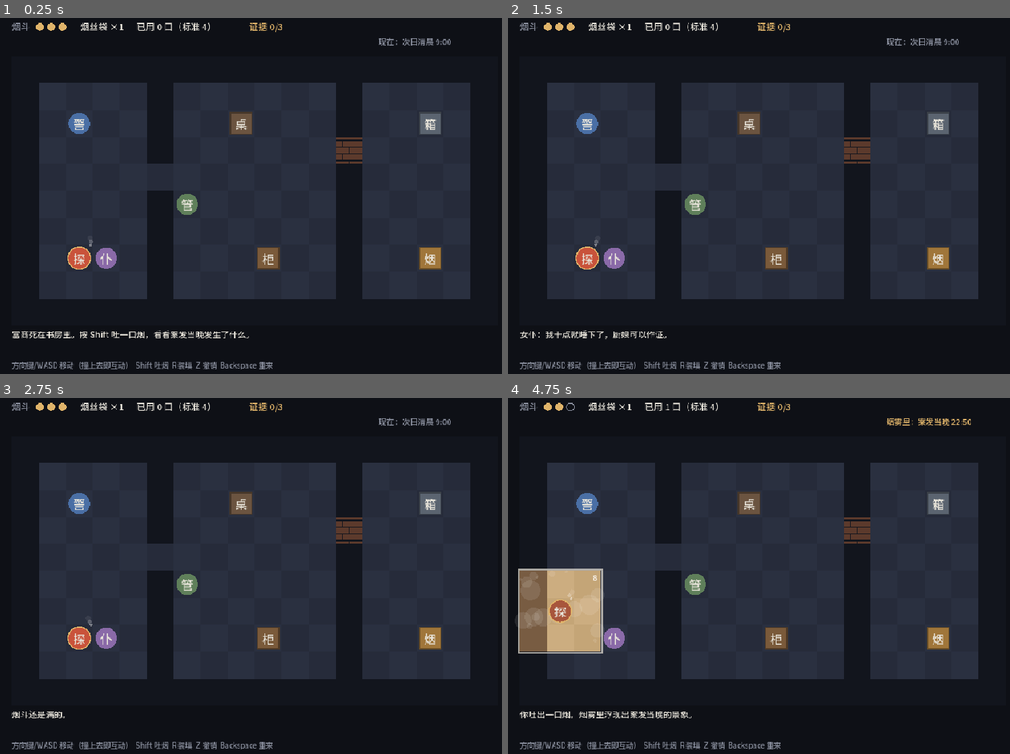
Above: before the commit, frames 1-4 (two rows, left to right).
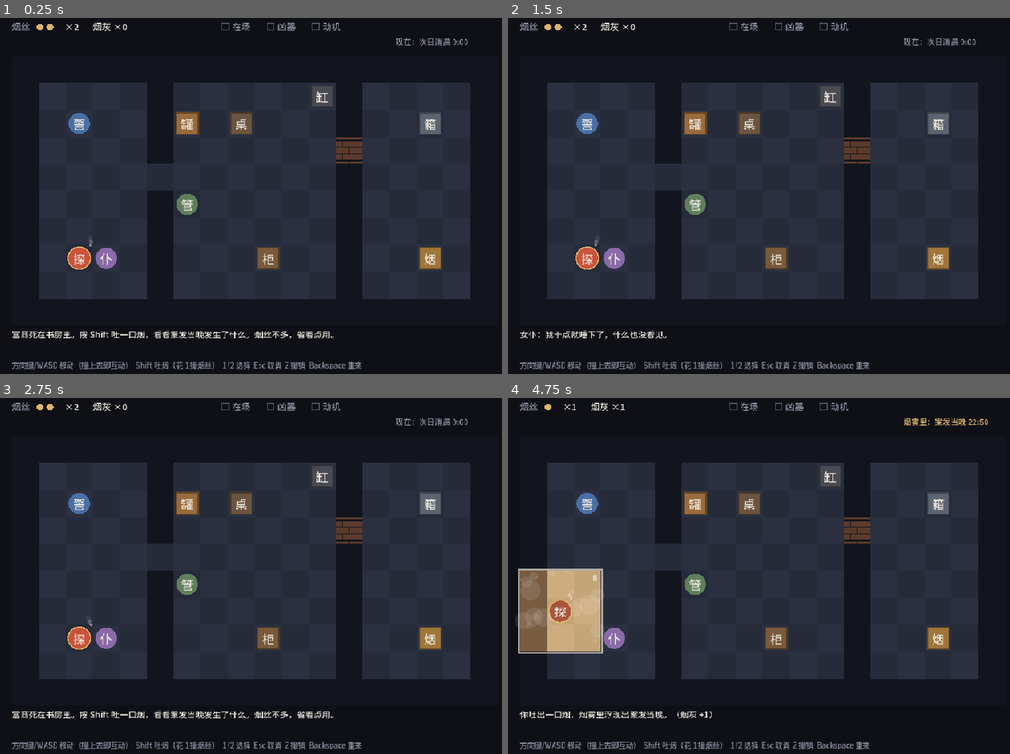
Above: after the commit, the same moments.

Repository: TroyHor/SHIFT
Game: Godot game, scene res://scenes/main.tscn
Same seed, same stepped clock (60 frames per second), same inputs: the game is played once before the commit and once after it.
Inputs:
- Up to frame 1 (0.25 s): no input
- Up to frame 2 (1.5 s): tap Enter at 0.5 s; hold Right 0.53-1.28 s; tap Shift at 0.6 s; tap Z at 0.8, 1.35 s; tap Space at 1.25 s; hold Down from 1.28 s (still down)
- Up to frame 3 (2.75 s): tap Backspace at 1.55, 2.1 s; tap Enter at 2 s; release Down at 2.03 s; hold Right from 2.03 s (still down); tap R at 2.3 s
- Up to frame 4 (4.75 s): tap Space at 2.75, 4.25 s; release Right at 2.78 s; hold Up 2.78-3.53 s; tap R at 2.85 s; tap 1 at 3.05, 3.6 s; tap Enter at 3.5 s; hold Left from 3.53 s (still down); tap 2 at 3.8, 4.35 s; tap Escape at 4.15 s; tap Shift at 4.55 s

The runs differ from the first frame. In frame 1, 2.0% of the frame differs, in the area x 4-94%, y 1-99%; in frame 2, 2.0%; in frame 3, 2.5%, in the area x 2-94%, y 1-99%; in frame 4, 2.0%.

Commit message:
Rework tobacco into a resource that interacts with time travel
Drop the pipe bowl, refills and star rating. Tobacco is now a single
pinch count. Each puff costs a pinch and leaves ash, and ash reveals
fingerprints. Tobacco can be taken from the past, but that erases the
present jar along with its fingerprint. It can also be given to a past
NPC, which changes her testimony in the present. Presence evidence now
has three routes with different tobacco costs, each covered by a
headless test.

Co-Authored-By: Claude Opus 5.5 <noreply@anthropic.com>
Claude-Session: https://claude.ai/code/session_017LynzDhXfbwwWwp2A2xjn3

Diff:
--- a/scripts/game.gd
+++ b/scripts/game.gd
@@ -2,17 +2,19 @@
 extends RefCounted
 ## 纯逻辑：不依赖场景节点，方便无界面测试。
 ## 规则摘要：
-##  - Shift 吐一口烟：以侦探为中心的 3x3 格子变成"过去"（案发当晚）。
+##  - Shift 吐一口烟（花 1 撮烟丝）：以侦探为中心的 3x3 格子变成"过去"（案发当晚）。
 ##  - 烟雾停在原地；在烟里走动、互动都不散，走出烟雾或浓度耗尽才复原。
-##  - 每个行动（移动、碰撞互动、装填）消耗 1 点烟雾浓度。
+##  - 每个行动（移动、碰撞互动）消耗 1 点烟雾浓度。
 ##  - 在过去做的改动会保留到现在；物品可以随意跨时代携带。
-##  - 烟斗容量 3 口；R 用 1 撮烟丝重新装满烟斗。
+## 烟丝资源：
+##  - 获取：现在的烟灰缸、密室里的烟丝罐、过去老爷的烟丝罐（拿走后现在那罐也消失，罐上的指纹随之消失）。
+##  - 消耗：吐烟开窗；或者送给过去的人，改变他们当晚的行动，现在的证词随之改变。
+##  - 副产品：每吐一口烟得到 1 份烟灰，撒在物体上可以显出指纹。
 
 const W := 18
 const H := 10
-const BOWL_CAP := 3
 const SMOKE_TURNS := 8
-const PAR := 4
+const START_TOBACCO := 2
 const START := Vector2i(2, 7)
 
 enum Tile { FLOOR, WALL, BRICK }
@@ -45,7 +47,16 @@
 	"##################",
 ]
 
-const CLUE_NAMES := {"lie": "证词矛盾", "knife": "凶器", "will": "遗嘱"}
+const CLUE_NAMES := {
+	"lie": "证词矛盾", "print": "罐上指纹", "witness": "女仆证词",
+	"knife": "凶器", "will": "遗嘱",
+}
+# 指认需要三类证据：在场、凶器、动机。"在场"有三条路可以拿到。
+const CATEGORIES := {
+	"presence": ["在场", ["lie", "print", "witness"]],
+	"weapon": ["凶器", ["knife"]],
+	"motive": ["动机", ["will"]],
+}
 const ITEM_NAMES := {"note": "密码纸条"}
 
 var s: Dictionary
@@ -59,17 +70,17 @@
 func reset() -> void:
 	s = {
 		"pos": START,
-		"bowl": BOWL_CAP,
-		"pouch": 1,
-		"puffs": 0,
+		"tobacco": START_TOBACCO,
+		"ash": 0,
 		"cloud": false,
 		"center": Vector2i.ZERO,
 		"turns": 0,
 		"inv": [],
 		"clues": [],
 		"ents": _make_ents(),
-		"msg": "富商死在书房里。按 Shift 吐一口烟，看看案发当晚发生了什么。",
+		"msg": "富商死在书房里。按 Shift 吐一口烟，看看案发当晚发生了什么。烟丝不多，省着点用。",
 		"mode": "play",
+		"choice": "",
 		"outcome": "",
 	}
 	history.clear()
@@ -79,17 +90,21 @@
 	# 列表靠后的实体画在上层，碰撞时也优先命中。
 	return [
 		{"id": "inspector", "kind": "inspector", "era": "present", "pos": Vector2i(2, 2)},
-		{"id": "maid", "kind": "maid", "era": "present", "pos": Vector2i(3, 7)},
+		{"id": "maid_now", "kind": "maid", "era": "present", "pos": Vector2i(3, 7)},
+		{"id": "maid_then", "kind": "maid", "era": "past", "pos": Vector2i(3, 3)},
 		{"id": "butler_now", "kind": "butler", "era": "present", "pos": Vector2i(6, 5)},
 		{"id": "butler_then", "kind": "butler", "era": "past", "pos": Vector2i(7, 2)},
+		{"id": "jar_now", "kind": "jar", "era": "present", "pos": Vector2i(6, 2)},
+		{"id": "jar_then", "kind": "jar", "era": "past", "pos": Vector2i(6, 2)},
 		{"id": "desk_now", "kind": "desk", "era": "present", "pos": Vector2i(8, 2)},
 		{"id": "desk_then", "kind": "desk", "era": "past", "pos": Vector2i(8, 2), "note": true},
+		{"id": "ashtray", "kind": "ashtray", "era": "present", "pos": Vector2i(11, 1), "used": false},
 		{"id": "cache", "kind": "cache", "era": "present", "pos": Vector2i(9, 7), "open": false},
 		{"id": "shelf_now", "kind": "shelf", "era": "present", "pos": Vector2i(9, 7)},
 		{"id": "shelf_then", "kind": "shelf", "era": "past", "pos": Vector2i(9, 7)},
 		{"id": "safe_now", "kind": "safe", "era": "present", "pos": Vector2i(15, 2), "open": false},
 		{"id": "safe_then", "kind": "safe", "era": "past", "pos": Vector2i(15, 2)},
-		{"id": "tin", "kind": "tin", "era": "present", "pos": Vector2i(15, 7), "gone": false},
+		{"id": "tin", "kind": "tin", "era": "present", "pos": Vector2i(15, 7)},
 	]
 
 
@@ -144,12 +159,18 @@
 	return out
 
 
-func rating() -> int:
-	if s.puffs <= PAR:
-		return 3
-	if s.puffs <= PAR + 2:
-		return 2
-	return 1
+func has_category(cat: String) -> bool:
+	for c in CATEGORIES[cat][1]:
+		if s.clues.has(c):
+			return true
+	return false
+
+
+func all_categories() -> bool:
+	for cat in CATEGORIES:
+		if not has_category(cat):
+			return false
+	return true
 
 
 # ---------- 行动 ----------
@@ -178,58 +199,73 @@
 func puff() -> void:
 	if s.mode != "play":
 		return
-	if s.bowl <= 0:
-		s.msg = "烟斗空了。按 R 用一撮烟丝装满。" if s.pouch > 0 else _stuck_msg()
+	if s.tobacco <= 0:
+		s.msg = _stuck_msg()
 		return
 	_snapshot()
-	s.bowl -= 1
-	s.puffs += 1
+	s.tobacco -= 1
+	s.ash += 1
 	s.cloud = true
 	s.center = s.pos
 	s.turns = SMOKE_TURNS
-	s.msg = "你吐出一口烟。烟雾里浮现出案发当晚的景象。"
-
-
-func refill() -> void:
-	if s.mode != "play":
-		return
-	if s.pouch <= 0:
-		s.msg = "烟丝袋空了。"
-		return
-	if s.bowl >= BOWL_CAP:
-		s.msg = "烟斗还是满的。"
+	s.msg = "你吐出一口烟，烟雾里浮现出案发当晚。（烟灰 +1）"
+
+
+## 选择框里按数字键。
+func choose(n: int) -> void:
+	if s.mode != "choice":
+		return
+	if s.choice != "accuse" and n != 1:
+		cancel()
 		return
 	_snapshot()
-	s.pouch -= 1
-	s.bowl = BOWL_CAP
-	s.msg = "你压实烟丝，重新装满了烟斗。"
-	_after_action()
-
-
-func choose(n: int) -> void:
-	if s.mode != "accuse":
-		return
-	_snapshot()
-	if n == 1:
-		s.mode = "end"
-		s.outcome = "win"
-		s.msg = "你指认了管家。遗嘱、凶器、谎言，三样证据摆在面前，他终于认罪。"
-	elif n == 2:
-		s.mode = "end"
-		s.outcome = "lose"
-		s.msg = "女仆有厨娘作证，指认失败。真凶趁乱溜走了……"
+	s.mode = "play"
+	var c: String = s.choice
+	s.choice = ""
+	match c:
+		"accuse":
+			s.mode = "end"
+			if n == 1:
+				s.outcome = "win"
+				s.msg = "你指认了管家。证据摆在面前，他终于认罪。"
+			else:
+				s.outcome = "lose"
+				s.msg = "女仆一脸茫然。真凶趁乱溜走了……"
+		"jar":
+			if not in_window(ent("jar_then").pos):
+				s.msg = "烟雾已经散了，够不着过去的东西。"
+				return
+			s.tobacco += 2
+			ent("jar_then").gone = true
+			ent("jar_now").gone = true
+			s.msg = "你拿走了过去的烟丝罐。（烟丝 +2）\n现在书房里那只罐子，也从来没出现过了。"
+		"maid":
+			if not in_window(ent("maid_then").pos):
+				s.msg = "烟雾已经散了，她听不见你了。"
+				return
+			s.tobacco -= 1
+			ent("maid_then").gone = true
+			ent("maid_now").bribed = true
+			s.msg = "你分给过去的女仆一撮烟丝。（烟丝 -1）\n她道了谢，往后院走去。这一晚，从此不一样了。"
 
 
 func cancel() -> void:
-	if s.mode == "accuse":
+	if s.mode == "choice":
 		s.mode = "play"
-		s.msg = "你决定再查查。"
+		s.choice = ""
+		s.msg = "你决定再想想。"
 
 
 func undo() -> void:
 	if history.is_empty():
 		return
 	s = history.pop_back()
+
+
+func _offer(id: String, text: String) -> void:
+	s.mode = "choice"
+	s.choice = id
+	s.msg = text
 
 
 func _snapshot() -> void:
@@ -246,7 +282,11 @@
 			s.turns -= 1
 			if s.turns <= 0:
 				_close_cloud("烟雾散了。")
-	if s.mode == "play" and s.bowl == 0 and s.pouch == 0 and not s.cloud:
+	if s.mode == "choice" and not s.cloud and s.choice in ["jar", "maid"]:
+		# 互动用掉了最后一点烟雾，过去的东西已经够不着了
+		s.mode = "play"
+		s.choice = ""
+	if s.mode == "play" and s.tobacco == 0 and not s.cloud and not all_categories():
 		s.msg += "\n" + _stuck_msg()
 
 
@@ -278,7 +318,7 @@
 
 
 func _stuck_msg() -> String:
-	return "烟丝全用完了。按 Z 撤销，或按 Backspace 重来。"
+	return "烟丝用完了。还有哪里能弄到烟丝？实在不行，按 Z 撤销或 Backspace 重来。"
 
 
 func _add_clue(id: String) -> void:
@@ -289,15 +329,14 @@
 func _bump(e: Dictionary, dir: Vector2i, era: String) -> void:
 	match e.kind:
 		"inspector":
-			if s.clues.size() >= 3:
-				s.mode = "accuse"
-				s.msg = "警长：证据齐了？那么，凶手是谁？\n[1] 管家    [2] 女仆    [Esc] 再想想"
-			elif s.bowl == 0 and s.pouch == 0:
-				s.pouch += 1
-				s.puffs += 2
-				s.msg = "警长：烟丝没了？拿去吧，别跟别人说。（烟丝袋 +1，结案评价会降低）"
-			else:
-				s.msg = "警长：老爷死在书房，现场门窗都从里面锁着。侦探，交给你了。（证据 %d/3）" % s.clues.size()
+			if all_categories():
+				_offer("accuse", "警长：在场、凶器、动机都齐了？那么，凶手是谁？\n[1] 管家    [2] 女仆    [Esc] 再想想")
+			else:
+				var missing: Array = []
+				for cat in CATEGORIES:
+					if not has_category(cat):
+						missing.append(CATEGORIES[cat][0])
+				s.msg = "警长：老爷死在书房，现场门窗都从里面锁着。还缺的证据：%s。" % "、".join(missing)
 		"butler":
 			if era == "past":
 				s.msg = "管家（过去）：老爷，您的茶。……今晚的事，您可别怪我。"
@@ -307,7 +346,27 @@
 			else:
 				s.msg = "管家：案发时我整晚都在厨房，从没进过书房。"
 		"maid":
-			s.msg = "女仆：我十点就睡下了，厨娘可以作证。"
+			if era == "past":
+				if s.tobacco <= 0:
+					s.msg = "女仆（过去）：先生，您身上有烟丝吗？……没有啊，那算了。"
+				else:
+					_offer("maid", "女仆（过去）：先生，能分我一撮烟丝吗？我想去后院歇会儿。\n[1] 给她一撮（烟丝 -1）    [Esc] 算了")
+			elif e.get("bribed", false):
+				_add_clue("witness")
+				s.msg = "女仆：昨晚有位怪先生给了我一撮烟丝，我去后院抽了一会儿。\n回来时，我看见管家从书房出来，袖口上有血！——获得证据【女仆证词】"
+			else:
+				s.msg = "女仆：我十点就睡下了，什么也没看见。"
+		"jar":
+			if era == "past":
+				_offer("jar", "老爷的烟丝罐，里面还有两撮上好的烟丝。拿走的话，现在那只罐子也就不存在了。\n[1] 拿走（烟丝 +2）    [Esc] 算了")
+			elif s.clues.has("print"):
+				s.msg = "罐子上的指纹已经拓下来了。"
+			elif s.ash > 0:
+				s.ash -= 1
+				_add_clue("print")
+				s.msg = "罐子已经空了。你往上撒了点烟灰，显出一枚指纹，是管家的。（烟灰 -1）——获得证据【罐上指纹】"
+			else:
+				s.msg = "空烟丝罐上好像有指纹，可惜看不清。要是有点粉末撒上去就好了……"
 		"desk":
 			if era == "past" and e.get("note", false):
 				e.note = false
@@ -317,6 +376,13 @@
 				s.msg = "过去的书桌上只剩一杯凉掉的茶。"
 			else:
 				s.msg = "书桌上空荡荡的，像是少了什么东西。"
+		"ashtray":
+			if e.used:
+				s.msg = "烟灰缸里已经没什么了。"
+			else:
+				e.used = true
+				s.tobacco += 1
+				s.msg = "烟灰缸里有半截没抽完的雪茄。你把它拆开，装进了烟丝袋。（烟丝 +1）"
 		"safe":
 			if era == "past":
 				s.msg = "保险箱锁着。"
@@ -350,5 +416,5 @@
 				s.msg = "暗格已经空了。"
 		"tin":
 			e.gone = true
-			s.pouch += 1
-			s.msg = "你找到一罐烟丝。（烟丝袋 +1）"
+			s.tobacco += 1
+			s.msg = "密室角落里有一罐烟丝。（烟丝 +1）"
--- a/scripts/main.gd
+++ b/scripts/main.gd
@@ -28,6 +28,8 @@
 	"safe": ["箱", Color("#5b6470")],
 	"cache": ["格", Color("#3a2e28")],
 	"tin": ["烟", Color("#a0763a")],
+	"jar": ["罐", Color("#9a6b3c")],
+	"ashtray": ["缸", Color("#4a4a52")],
 }
 
 var game = GameLogic.new()
@@ -47,7 +49,7 @@
 	if not (event is InputEventKey and event.pressed):
 		return
 	var k: int = event.keycode
-	if event.echo and k in [KEY_SHIFT, KEY_R, KEY_Z, KEY_BACKSPACE]:
+	if event.echo and k in [KEY_SHIFT, KEY_Z, KEY_BACKSPACE]:
 		return
 	match k:
 		KEY_UP, KEY_W:
@@ -60,8 +62,6 @@
 			game.move(Vector2i.RIGHT)
 		KEY_SHIFT:
 			game.puff()
-		KEY_R:
-			game.refill()
 		KEY_Z:
 			game.undo()
 		KEY_BACKSPACE:
@@ -147,7 +147,7 @@
 	var col: Color = st[1]
 	if e.era == "past":
 		col = col.lerp(Color("#a07848"), 0.45)
-	if e.kind == "cache" and e.get("open", false):
+	if (e.kind == "cache" and e.get("open", false)) or (e.kind == "ashtray" and e.used):
 		col = col.darkened(0.4)
 	if e.kind in ["inspector", "maid", "butler"]:
 		draw_circle(r.get_center(), r.size.x * 0.5, col)
@@ -168,7 +168,7 @@
 	draw_arc(r.get_center(), r.size.x * 0.5, 0, TAU, 32, C_ACCENT, 2.0)
 	_text_center("探", r.get_center() + Vector2(0, 1), 22, C_TEXT)
 	# 烟斗冒的小烟
-	if s.bowl > 0:
+	if s.tobacco > 0:
 		for i in 3:
 			var k := fposmod(t * 0.8 + i * 0.33, 1.0)
 			var p := r.position + Vector2(r.size.x - 2 + sin(t * 3 + i) * 3, -k * 18)
@@ -178,27 +178,32 @@
 func _draw_hud() -> void:
 	var s: Dictionary = game.s
 	var y := 26.0
-	_text("烟斗", Vector2(48, y), 16, C_DIM)
-	for i in Game.BOWL_CAP:
-		var filled: bool = i < s.bowl
-		var cpos := Vector2(98 + i * 20, y - 6)
-		if filled:
-			draw_circle(cpos, 7, C_ACCENT)
+	_text("烟丝", Vector2(48, y), 16, C_DIM)
+	for i in maxi(s.tobacco, 1):
+		var cpos := Vector2(98 + i * 18, y - 6)
+		if i < s.tobacco:
+			draw_circle(cpos, 6, C_ACCENT)
 		else:
-			draw_arc(cpos, 7, 0, TAU, 20, C_DIM, 1.5)
-	_text("烟丝袋 ×%d" % s.pouch, Vector2(170, y), 16, C_TEXT)
-	_text("已用 %d 口（标准 %d）" % [s.puffs, Game.PAR], Vector2(270, y), 16, C_TEXT)
-	var clue_txt := "证据 %d/3" % s.clues.size()
+			draw_arc(cpos, 6, 0, TAU, 20, C_DIM, 1.5)
+	var after := 98.0 + maxi(s.tobacco, 1) * 18 + 8
+	_text("×%d" % s.tobacco, Vector2(after, y), 16, C_TEXT)
+	_text("烟灰 ×%d" % s.ash, Vector2(after + 50, y), 16, C_TEXT)
+	var x := 420.0
+	for cat in Game.CATEGORIES:
+		var ok: bool = game.has_category(cat)
+		var label: String = Game.CATEGORIES[cat][0]
+		_text(("✓ " if ok else "□ ") + label, Vector2(x, y), 16, C_ACCENT if ok else C_DIM)
+		x += 80
+	var clue_txt := ""
 	for c in s.clues:
-		clue_txt += " · " + Game.CLUE_NAMES[c]
-	_text(clue_txt, Vector2(470, y), 16, C_ACCENT)
-	if not s.inv.is_empty():
-		var inv_txt := "物品："
-		for it in s.inv:
-			inv_txt += Game.ITEM_NAMES[it] + " "
-		_text(inv_txt, Vector2(48, y + 26), 14, C_DIM)
+		clue_txt += Game.CLUE_NAMES[c] + "  "
+	var inv_txt := ""
+	for it in s.inv:
+		inv_txt += Game.ITEM_NAMES[it] + "  "
+	var line2 := ("证据：" + clue_txt if clue_txt != "" else "") + ("物品：" + inv_txt if inv_txt != "" else "")
+	_text(line2, Vector2(48, y + 26), 14, C_DIM)
 	var era_txt := "烟雾里：案发当晚 22:50" if s.cloud else "现在：次日清晨 9:00"
-	_text(era_txt, Vector2(700, y + 26), 14, C_ACCENT if s.cloud else C_DIM)
+	_text(era_txt, Vector2(730, y + 26), 14, C_ACCENT if s.cloud else C_DIM)
 
 
 func _draw_message() -> void:
@@ -207,7 +212,7 @@
 	var lines: PackedStringArray = String(s.msg).split("\n")
 	for i in lines.size():
 		_text(lines[i], Vector2(48, y + i * 20), 15, C_TEXT)
-	_text("方向键/WASD 移动（撞上去即互动）  Shift 吐烟  R 装填  Z 撤销  Backspace 重来",
+	_text("方向键/WASD 移动（撞上去即互动）  Shift 吐烟（花 1 撮烟丝）  1/2 选择  Esc 取消  Z 撤销  Backspace 重来",
 		Vector2(48, 628), 13, C_DIM)
 
 
@@ -217,12 +222,22 @@
 	draw_rect(Rect2(Vector2.ZERO, vp), Color(0, 0, 0, 0.7))
 	if s.outcome == "win":
 		_text_center("结案", vp / 2 - Vector2(0, 60), 40, C_ACCENT)
-		var stars := "★".repeat(game.rating()) + "☆".repeat(3 - game.rating())
-		_text_center(stars, vp / 2, 36, C_ACCENT)
-		_text_center("用了 %d 口烟（标准 %d 口）" % [s.puffs, Game.PAR], vp / 2 + Vector2(0, 44), 18, C_TEXT)
+		var used: Array = []
+		for c in s.clues:
+			used.append(Game.CLUE_NAMES[c])
+		_text_center("你找到的证据：" + "、".join(used), vp / 2 + Vector2(0, 0), 18, C_TEXT)
+		_text_center("在场证据一共有三条路，你走了其中 %d 条。" % _presence_count(), vp / 2 + Vector2(0, 32), 16, C_DIM)
 	else:
 		_text_center("指认失败", vp / 2 - Vector2(0, 30), 40, Color("#c9533b"))
 	_text_center("按 Backspace 再玩一次", vp / 2 + Vector2(0, 90), 16, C_DIM)
+
+
+func _presence_count() -> int:
+	var n := 0
+	for c in Game.CATEGORIES["presence"][1]:
+		if game.s.clues.has(c):
+			n += 1
+	return n
 
 
 func _text(str: String, pos: Vector2, size: int, col: Color) -> void:
--- a/tests/test_game.gd
+++ b/tests/test_game.gd
@@ -7,7 +7,11 @@
 
 
 func _init() -> void:
-	test_full_solution()
+	test_route_lie()
+	test_route_fingerprint()
+	test_route_witness()
+	test_taking_past_jar_erases_present_jar()
+	test_no_tobacco_no_smoke()
 	test_push_out_of_window_blocked()
 	test_reality_pushes_back()
 	test_undo()
@@ -22,6 +26,7 @@
 		print("FAIL: " + what)
 
 
+## U/D/L/R 移动，S 吐烟，1/2 选择，E 取消
 func walk(g, path: String) -> void:
 	for c in path:
 		match c:
@@ -30,45 +35,94 @@
 			"L": g.move(Vector2i.LEFT)
 			"R": g.move(Vector2i.RIGHT)
 			"S": g.puff()
-			"F": g.refill()
+			"1": g.choose(1)
+			"2": g.choose(2)
+			"E": g.cancel()
 
 
-func test_full_solution() -> void:
+## 推书架拿凶器、进密室开保险箱、出密室、找警长指认。从 (11,2) 出发。
+func finish_from_ashtray(g, label: String) -> void:
+	walk(g, "DDLLDDS" + "LDR" + "D" + "UR")
+	check(g.s.clues.has("knife"), label + ": knife")
+	walk(g, "UUUURRRS" + "RR" + "RUR")
+	check(g.s.clues.has("will"), label + ": will")
+	walk(g, "DDDDDR")
+	walk(g, "UUUULS" + "LL")
+	check(g.s.pos == Vector2i(11, 3) and not g.s.cloud, label + ": back out of sealed room")
+	walk(g, "DLLLLLLLUULL")
+	check(g.s.mode == "choice" and g.s.choice == "accuse", label + ": accuse prompt")
+	walk(g, "1")
+	check(g.s.outcome == "win", label + ": won")
+
+
+func test_route_lie() -> void:
 	var g = GameLogic.new()
-	# 去书房，在 (7,3) 吐烟：拿纸条，再和现在的管家对质
 	walk(g, "UUURRRRURS")
-	check(g.s.pos == Vector2i(7, 3) and g.s.cloud, "puff in study")
+	check(g.s.cloud and g.s.tobacco == 1 and g.s.ash == 1, "lie: puff costs tobacco, gives ash")
 	walk(g, "RU")
-	check(g.s.inv.has("note"), "took note from the past desk")
+	check(g.s.inv.has("note"), "lie: note")
 	walk(g, "LLDD")
-	check(g.s.clues.has("lie"), "caught butler's lie")
+	check(g.s.clues.has("lie"), "lie: caught the butler")
 	walk(g, "L")
-	check(not g.s.cloud, "left the smoke")
-	# 在过去推书架
-	walk(g, "RRRRDDS")
-	walk(g, "LDR")
-	check(g.ent("shelf_now").pos == Vector2i(10, 7), "past push carried to present")
-	walk(g, "D")
-	check(not g.s.cloud, "left the smoke after push")
-	walk(g, "UR")
-	check(g.s.clues.has("knife"), "found knife under the old shelf spot")
-	# 穿过案发当晚还开着的门
-	walk(g, "UUUURRRS")
-	walk(g, "RR")
-	check(g.s.pos == Vector2i(13, 3) and not g.s.cloud, "walked through bricked door")
-	walk(g, "RUR")
-	check(g.s.clues.has("will"), "opened safe with note")
-	walk(g, "DDDDDR")
-	check(g.s.pouch == 2, "picked up tobacco tin")
-	walk(g, "F")
-	check(g.s.bowl == 3 and g.s.pouch == 1, "refilled")
-	walk(g, "UUUULSLL")
-	check(g.s.pos == Vector2i(11, 3) and not g.s.cloud, "walked back out")
-	walk(g, "DLLLLLLLUULL")
-	check(g.s.mode == "accuse", "accuse mode with 3 clues")
-	g.choose(1)
-	check(g.s.outcome == "win", "won")
-	check(g.s.puffs == 4 and g.rating() == 3, "par rating, puffs=%d" % g.s.puffs)
+	walk(g, "RRRRRRUUU")
+	check(g.s.tobacco == 2, "lie: cigar from ashtray")
+	finish_from_ashtray(g, "lie")
+	check(g.s.tobacco == 0, "lie: route uses every pinch, got %d" % g.s.tobacco)
+
+
+func test_route_fingerprint() -> void:
+	var g = GameLogic.new()
+	walk(g, "UUURRRRURS" + "RU" + "LLDL")
+	check(not g.s.cloud and not g.s.clues.has("lie"), "print: left study without the lie")
+	walk(g, "RUU")
+	check(g.s.clues.has("print") and g.s.ash == 0, "print: ash revealed the fingerprint")
+	walk(g, "RRRRRUU")
+	check(g.s.tobacco == 2, "print: cigar")
+	finish_from_ashtray(g, "print")
+
+
+func test_route_witness() -> void:
+	var g = GameLogic.new()
+	walk(g, "UUURRRRURS" + "RU" + "LLU")
+	check(g.s.mode == "choice" and g.s.choice == "jar", "witness: jar offer")
+	walk(g, "1")
+	check(g.s.tobacco == 3, "witness: took the past jar")
+	walk(g, "DL")
+	check(not g.s.cloud, "witness: out of the study smoke")
+	walk(g, "RRRRRRUUU")
+	check(g.s.tobacco == 4, "witness: cigar")
+	walk(g, "DDLLLLLLLL")
+	check(g.s.pos == Vector2i(3, 4), "witness: in the hallway, got %s" % g.s.pos)
+	walk(g, "SU")
+	check(g.s.choice == "maid", "witness: maid asks for tobacco")
+	walk(g, "1")
+	check(g.s.tobacco == 2 and g.ent("maid_now").get("bribed", false), "witness: gave her a pinch")
+	walk(g, "DDD")
+	check(g.s.clues.has("witness"), "witness: present maid's story changed")
+	walk(g, "UURRRRRRDD")
+	check(g.s.pos == Vector2i(9, 6), "witness: at the shelf, got %s" % g.s.pos)
+	# 从这里开始和 finish_from_ashtray 的书架部分一样
+	walk(g, "S" + "LDR" + "D" + "UR")
+	check(g.s.clues.has("knife"), "witness: knife")
+	walk(g, "UUUURRRS" + "RR" + "RUR" + "DDDDDR" + "UUUULS" + "LL" + "DLLLLLLLUULL" + "1")
+	check(g.s.outcome == "win", "witness: won")
+
+
+func test_taking_past_jar_erases_present_jar() -> void:
+	var g = GameLogic.new()
+	walk(g, "UUURRRRURS" + "LU1")
+	check(g.ent("jar_now").get("gone", false), "jar: present jar gone after taking it in the past")
+	walk(g, "DDL" + "RUU")
+	check(not g.s.clues.has("print"), "jar: no fingerprint left to find")
+
+
+func test_no_tobacco_no_smoke() -> void:
+	var g = GameLogic.new()
+	walk(g, "S" + "U" + "S")
+	check(g.s.tobacco == 0, "spent both pinches")
+	walk(g, "UUUU")
+	walk(g, "S")
+	check(not g.s.cloud, "cannot puff without tobacco")
 
 
 func test_push_out_of_window_blocked() -> void:
@@ -82,13 +136,14 @@
 
 func test_reality_pushes_back() -> void:
 	var g = GameLogic.new()
-	walk(g, "UUURRRRRRRRR")  # (11,4)
-	walk(g, "U")  # (11,3)
-	check(g.s.pos == Vector2i(11, 3), "at (11,3)")
-	# 吐烟后在门洞 (12,3) 和 (11,3) 之间来回，第 8 个行动（装填）时烟散，人正站在墙里
-	walk(g, "SRLRLRLRF")
-	check(not g.s.cloud, "smoke timed out")
-	check(g.s.pos == Vector2i(11, 3), "pushed back out of the wall, got %s" % g.s.pos)
+	walk(g, "UUURRRRRRRRRUU")  # (11,2)
+	check(g.s.pos == Vector2i(11, 2), "at (11,2), got %s" % g.s.pos)
+	# 窗口 x10..12 y1..3 盖住了门洞 (12,3)。第 8 个行动走进门洞，烟正好散掉。
+	walk(g, "SDRLRLRL")
+	check(g.s.cloud and g.s.turns == 1, "one action of smoke left")
+	walk(g, "R")
+	check(not g.s.cloud, "smoke ran out")
+	check(g.s.pos == Vector2i(11, 2), "reality pushed us out of the wall, got %s" % g.s.pos)
 
 
 func test_undo() -> void:
@@ -96,6 +151,6 @@
 	walk(g, "U")
 	walk(g, "S")
 	g.undo()
-	check(not g.s.cloud and g.s.bowl == 3 and g.s.puffs == 0, "undo puff")
+	check(not g.s.cloud and g.s.tobacco == Game.START_TOBACCO and g.s.ash == 0, "undo puff")
 	g.undo()
 	check(g.s.pos == Game.START, "undo move")
Binary file changed: assets/fonts/NotoSansSC-Subset.ttf
Not shown, changed: docs/design.md
